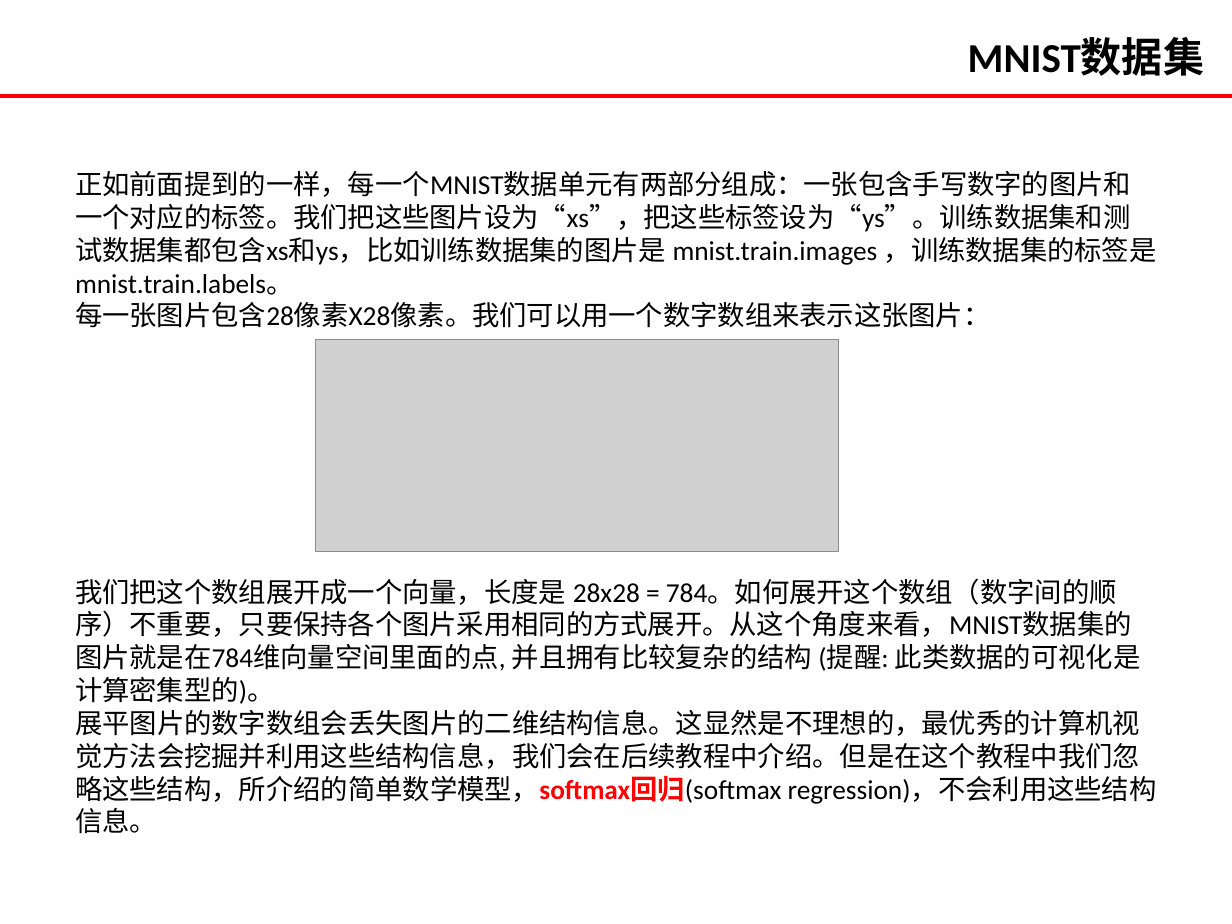
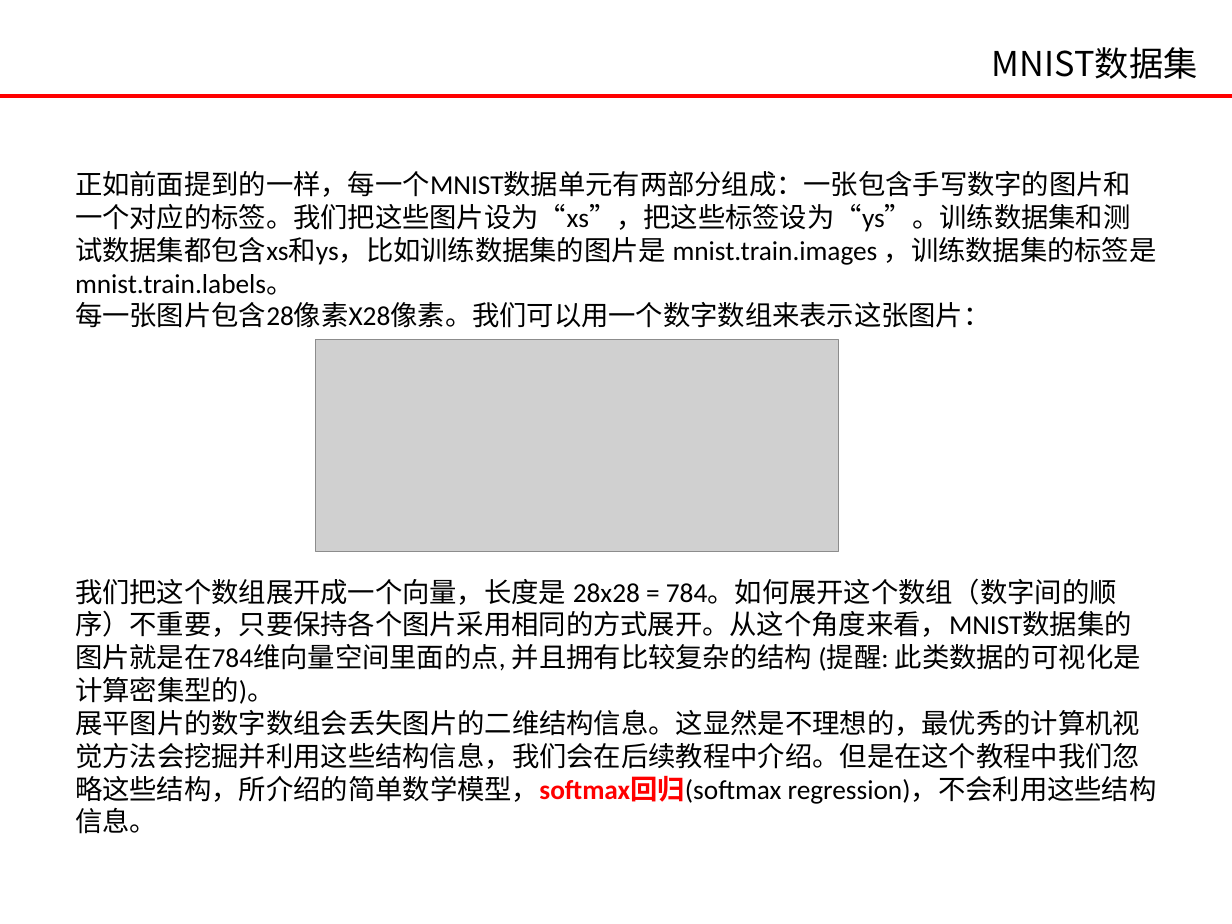
Before and after one commit to jaysoncho92/learn_tensorflow, a slide deck: slide 7 of TensorFlow入门.pptx. Drawn at 1232x924 pixels with LibreOffice and Linux fonts; fonts in the diff are those of the drawing; grey boxes stand for pictures. Boxes give left, top, right and bottom in pixels: in the first picture for what was removed or moved away, otherwise in the second. Text is boxed around its words. In the diff, an @@ line names an element or a change of style, - is before the commit and + after.

```diff
--- a/TensorFlow入门.pptx
+++ b/TensorFlow入门.pptx
@@ text "MNIST数据集": place and size @@
-text "MNIST数据集" at (968,38,1204,76)
+text "MNIST数据集" at (992,47,1198,79)
@@ text "MNIST数据集" at (992,47,1198,79): size 24 to 20 pt, font Calibri to Noto Sans CJK SC, bold off; alignment left to right @@
```
Also in this commit, not shown: 8 other slides changed, 2 slides added, 2 slides removed, 4 other files.
